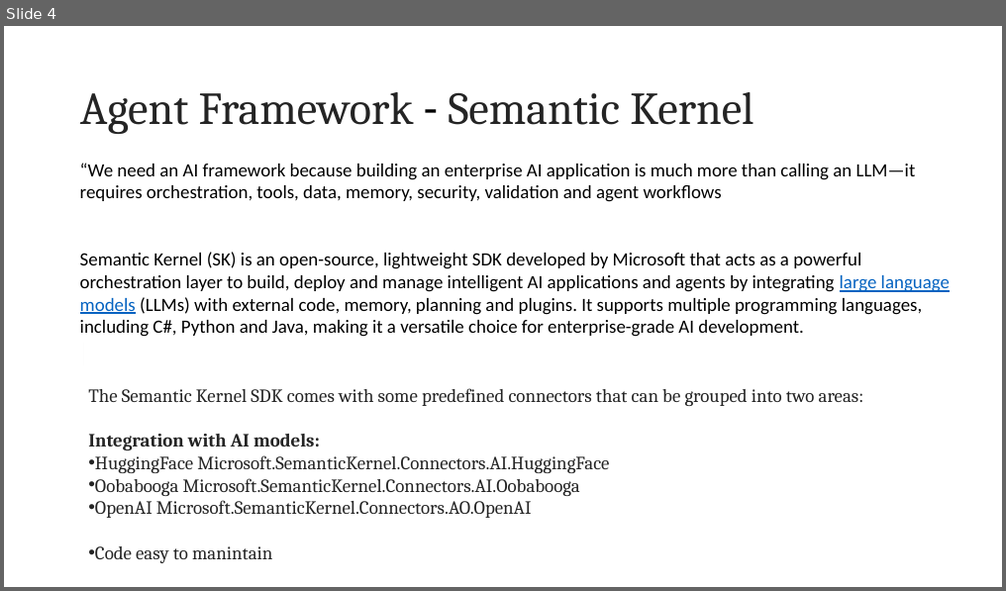
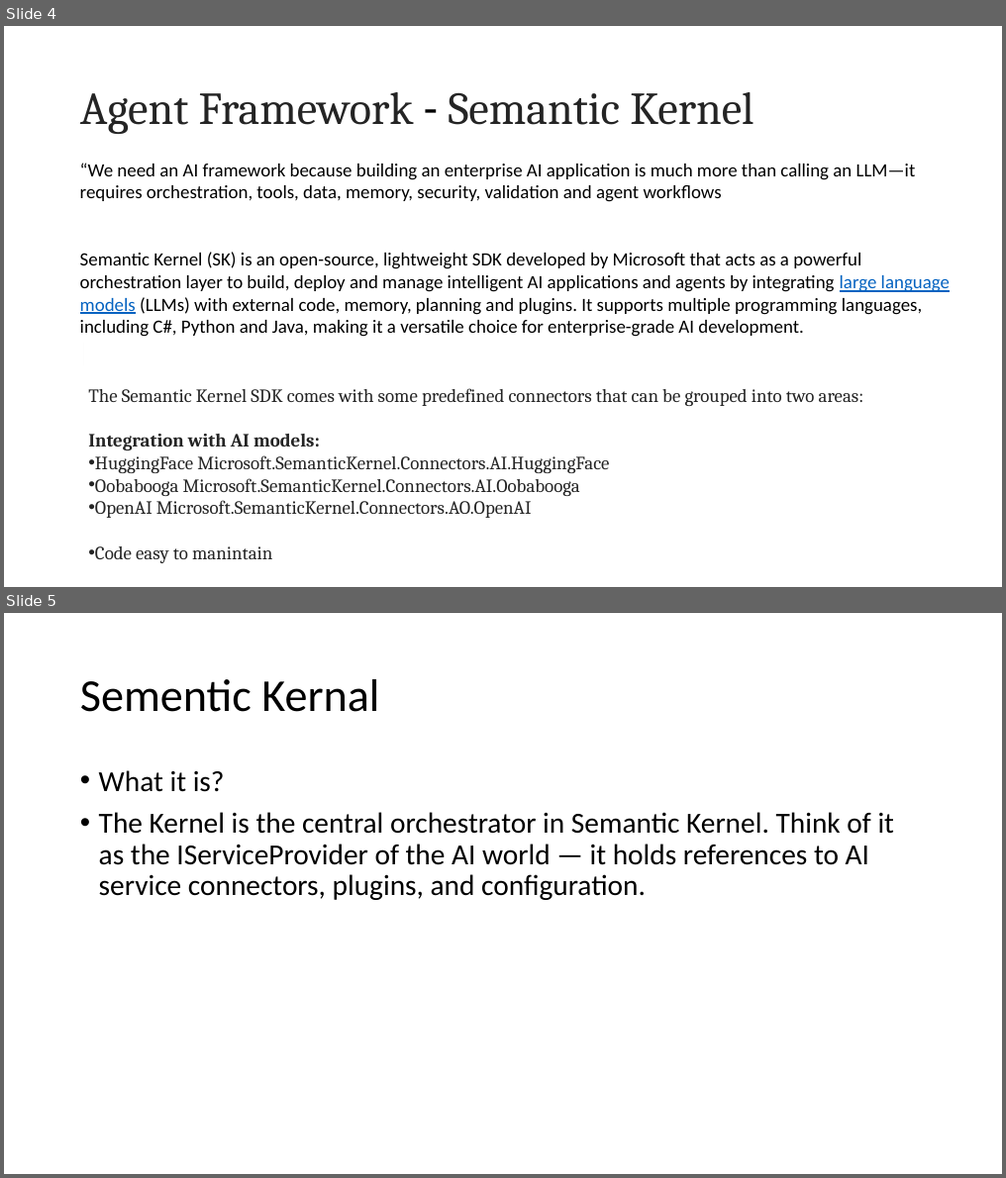
Before and after one commit to deveshomar/EducationAIAgent, a slide deck: Session8/AgentFramework.pptx. Shown one above the other, each under a label of ours: slide 4 before the commit, slides 4 and 5 after it. The pictures are 1006x591 and 1006x1178 pixels, drawn with LibreOffice and Linux fonts; fonts in the diff are those of the drawing. Boxes give left, top, right and bottom in pixels: in the first picture for what was removed or moved away, otherwise in the second. Text is boxed around its words. In the diff, an @@ line names an element or a change of style, - is before the commit and + after.

```diff
--- a/Session8/AgentFramework.pptx
+++ b/Session8/AgentFramework.pptx
@@ slide 5 added at bbox=[4, 613, 1002, 1174], background #FFFFFF @@
@@ title added at bbox=[80, 679, 379, 712], 44 pt, text #000000 @@
+Sementic Kernal
@@ text added at bbox=[99, 770, 895, 900], 28 pt, text #000000 @@
+• What it is?
+• The Kernel is the central orchestrator in Semantic Kernel. Think of it as the IServiceProvider of the AI world — it holds references to AI service connectors, plugins, and configuration.
```
Also in this commit, not shown: 5 other slides added, 20 other files.
